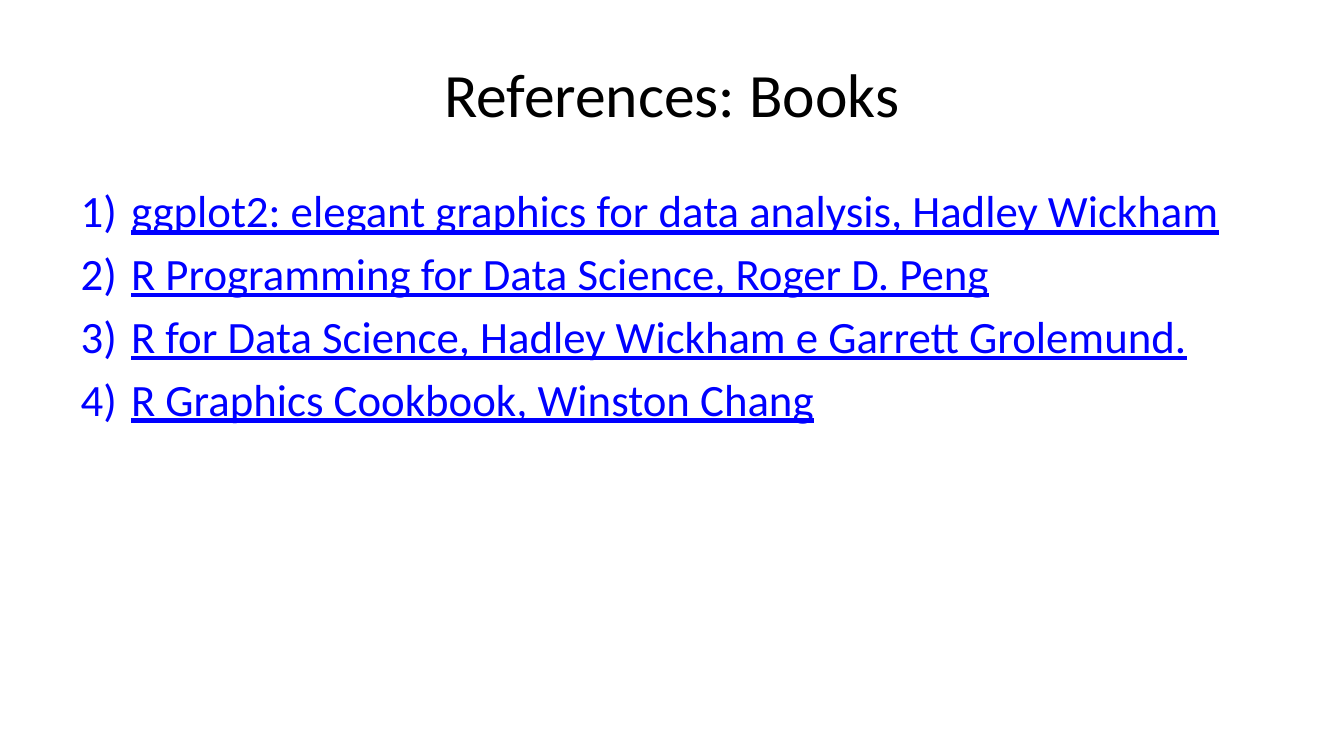
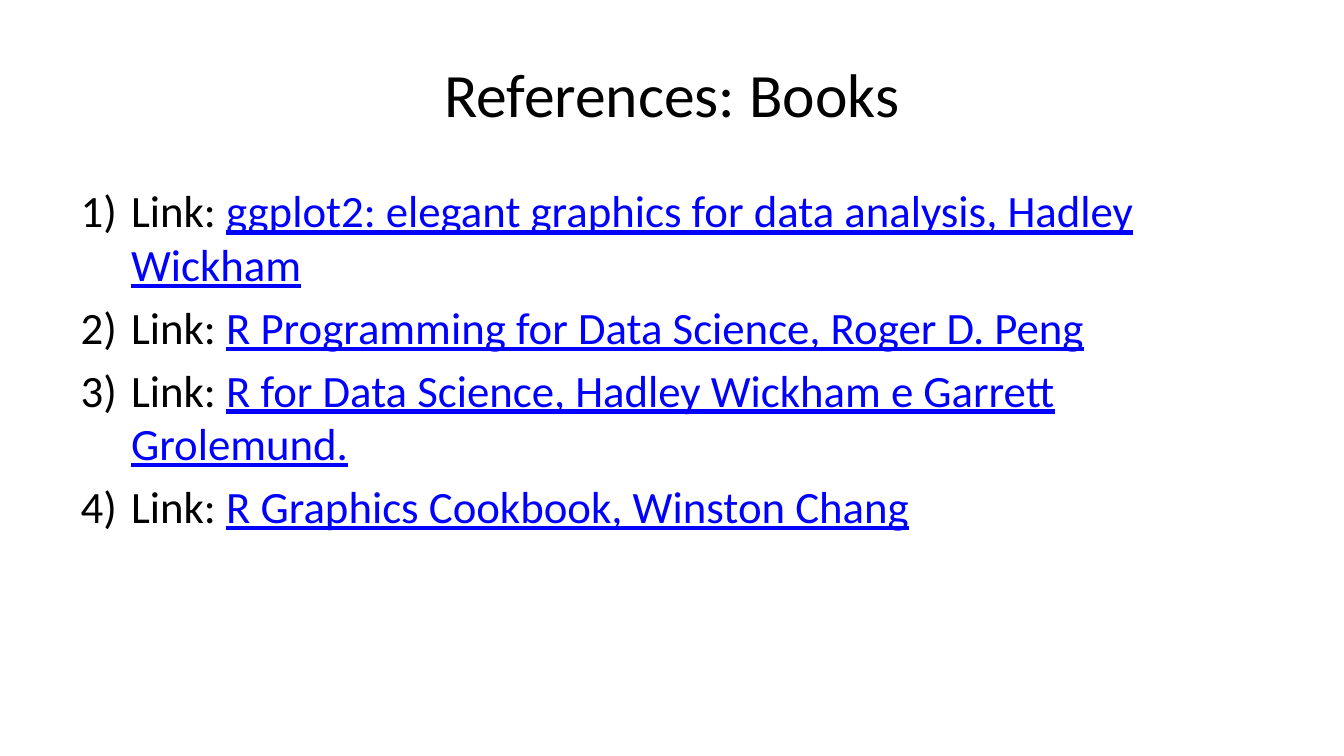
Before and after one commit to clobos/UFSCar_Sorocaba_15_03_23, a slide deck: slide 22 of slides_UFSCar.pptx (slide 23 before the commit). Drawn at 1344x756 pixels with LibreOffice and Linux fonts; fonts in the diff are those of the drawing. Boxes give left, top, right and bottom in pixels: in the first picture for what was removed or moved away, otherwise in the second. Text is boxed around its words. In the diff, an @@ line names an element or a change of style, - is before the commit and + after.

Commit message:
Little changed about references

```diff
--- a/slides_UFSCar.pptx
+++ b/slides_UFSCar.pptx
@@ text at (x1=131, y1=196, x2=1133, y2=531): text changed @@
-1) ggplot2: elegant graphics for data analysis, Hadley Wickham
-2) R Programming for Data Science, Roger D. Peng
-3) R for Data Science, Hadley Wickham e Garrett Grolemund.
-4) R Graphics Cookbook, Winston Chang
+1) Link: ggplot2: elegant graphics for data analysis, Hadley Wickham
+2) Link: R Programming for Data Science, Roger D. Peng
+3) Link: R for Data Science, Hadley Wickham e Garrett Grolemund.
+4) Link: R Graphics Cookbook, Winston Chang
```
Also in this commit, not shown: 8 other slides changed, 1 slide removed, 6 other files.
